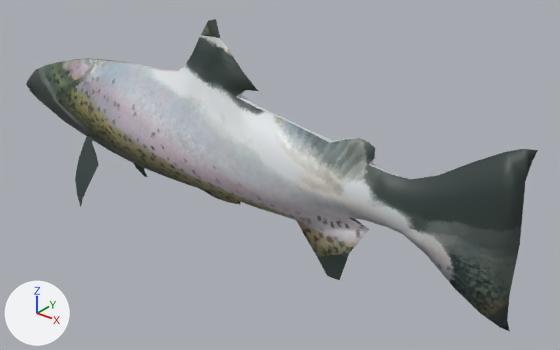
What one commit did to the glTF model public/steelhead-final.glb.
Rendered twice from a camera (50 mm lens) standing at (3.685, -3.92, 2.312) and looking at (0.407, 0.178, -0.228). The lights are fixed; the arrows at lower left show +X, +Y and +Z. The first picture is the older version. Vertices at exactly the same position are counted once.

Script lines for the objects in view, before the commit:
```python
me_plane = bpy.data.meshes.new('Plane')
me_plane.from_pydata(...)  # 349 vertices, 654 faces; spans x -2.4..2.36, y -0.39..0.39, z -0.85..0.92
me_plane.materials.append(mat_material)  # picture img_steelhead_base
ob_plane = bpy.data.objects.new('Plane', me_plane)
ob_plane.location = (0.0, 0.0, 0.0)
```
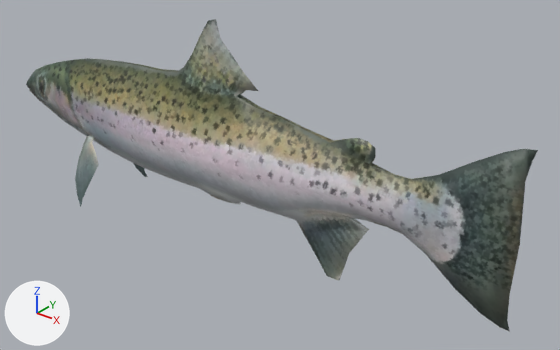
Edits to the bpy script that builds the scene:
```text
Change me_plane:
    used by ob_plane; location = (0.0, 0.0, 0.0)
    remove me_plane.from_pydata(...)  # 349 vertices, 654 faces; spans x -2.4..2.36, y -0.39..0.39, z -0.85..0.92
    add me_plane.from_pydata(...)  # 356 vertices, 672 faces; spans x -2.4..2.36, y -0.39..0.39, z -0.85..0.92
    me_plane part 1
    1 vertex is removed from x 0.11, y 0.0, z 0.69
    18 faces are deleted
    8 vertices are added at x -0.18..1.17, y 0.0, z -0.8..0.92
    36 new faces join them
    me_plane part 2: 640 kept faces spanning x -2.4..2.36, y -0.39..0.39, z -0.85..0.92 get new texture (UV) coordinates
```

Where the change shows, as pixel boxes (x1, y1, x2, y2) in the pictures (560 x 350 px):
part 1 of me_plane, reshaped: before (192, 19, 369, 280); after (192, 19, 369, 281)
part 2 of me_plane, surface changed: before (28, 19, 537, 331); after (28, 54, 537, 331)
